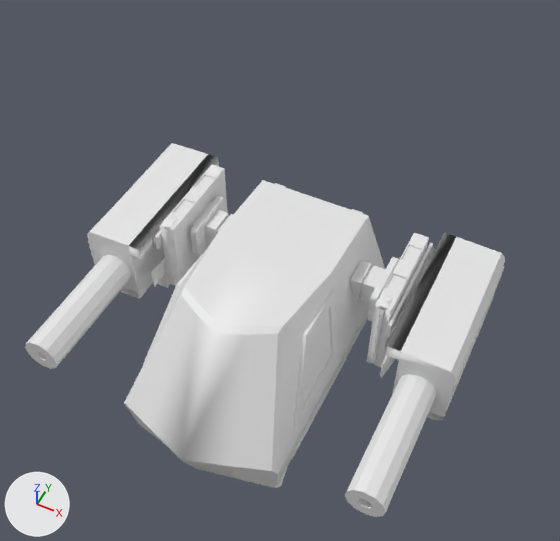
A saved change to the FBX model Assets/@1_GJY/Art/Models/Weapon_01.fbx.
Camera for both pictures: a 50 mm camera at (0.651, -1.199, 2.144) aimed at (-0.012, 0.127, 0.486). Lighting does not change. The marker at lower left points along +X, +Y and +Z. Where no turn or scale is listed for an object, it has been applied to the vertices. Vertices at the same position are counted once.

The first picture shows 'Head', 'Weapon'.
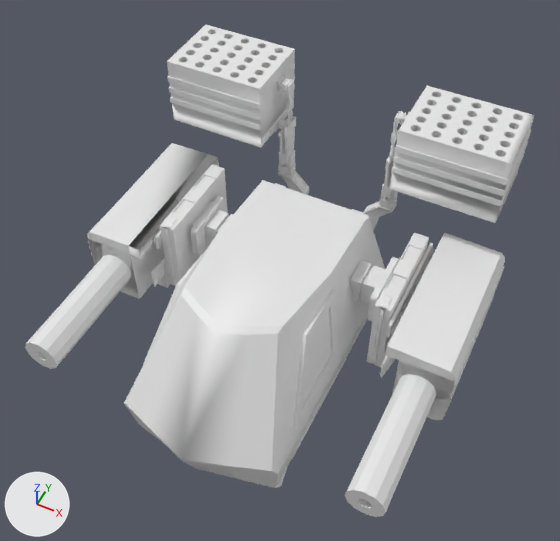
Boxes (x1, y1, x2, y2) around the edits, measured in the pictures (560 x 541 px):
'Head', reshaped (57% wider, 50% taller): before (124, 180, 385, 488); after (124, 25, 535, 488)
part 1 of me_cube_001, built on: before (387, 233, 468, 417); after (387, 233, 468, 420)
part 2 of me_cube_001, built on: after (88, 240, 139, 299)
part 3 of me_cube, added: after (395, 130, 531, 186)
part 4 of me_cube, added: after (392, 151, 525, 207)
part 5 of me_cube, added: after (167, 67, 295, 110)
part 6 of me_cube, added: after (170, 84, 295, 131)
part 7 of me_cube, added: after (363, 86, 535, 230)
part 8 of me_cube, added: after (167, 25, 309, 195)

Edits to the bpy script that builds the scene:
```text
Change me_cube_001:
    used by ob_weapon; location = (0.0, 0.187, 0.494)
    remove me_cube_001.from_pydata(...)  # 950 vertices, 878 faces; spans x -0.559..0.559, y -0.581..0.286, z -0.325..0.105
    add me_cube_001.from_pydata(...)  # 948 vertices, 898 faces; spans x -0.559..0.559, y -0.581..0.286, z -0.325..0.105
    me_cube_001 part 1
    1 vertex is removed from x 0.555, y -0.224, z -0.144
    5 faces are deleted
    15 new faces join them
    me_cube_001 part 2
    1 vertex is removed from x -0.555, y -0.224, z -0.144
    4 faces are deleted
    14 new faces join them
Change me_cube:
    used by ob_head; location = (0.0, 0.0, 0.0)
    remove me_cube.from_pydata(...)  # 348 vertices, 358 faces; spans x -0.233..0.233, y -0.456..0.377, z 0.0..0.648
    add me_cube.from_pydata(...)  # 3494 vertices, 3303 faces; spans x -0.506..0.506, y -0.456..0.608, z 0.0..0.882
    me_cube part 3: a new loose piece of 16 vertices spanning x 0.203..0.506, y 0.381..0.608, z 0.814..0.832, in mat_material (its picture is missing)
    me_cube part 4: a new loose piece of 16 vertices spanning x 0.203..0.506, y 0.381..0.608, z 0.741..0.759, in mat_material (its picture is missing)
    me_cube part 5: a new loose piece of 16 vertices spanning x -0.506..-0.203, y 0.381..0.608, z 0.814..0.832, in mat_material (its picture is missing)
    me_cube part 6: a new loose piece of 16 vertices spanning x -0.506..-0.203, y 0.381..0.608, z 0.741..0.759, in mat_material (its picture is missing)
    me_cube part 7: 1541 vertices added at x 0.1..0.506, y 0.367..0.608, z 0.366..0.882
    me_cube part 8: 1541 vertices added at x -0.506..-0.1, y 0.367..0.608, z 0.366..0.882
```
